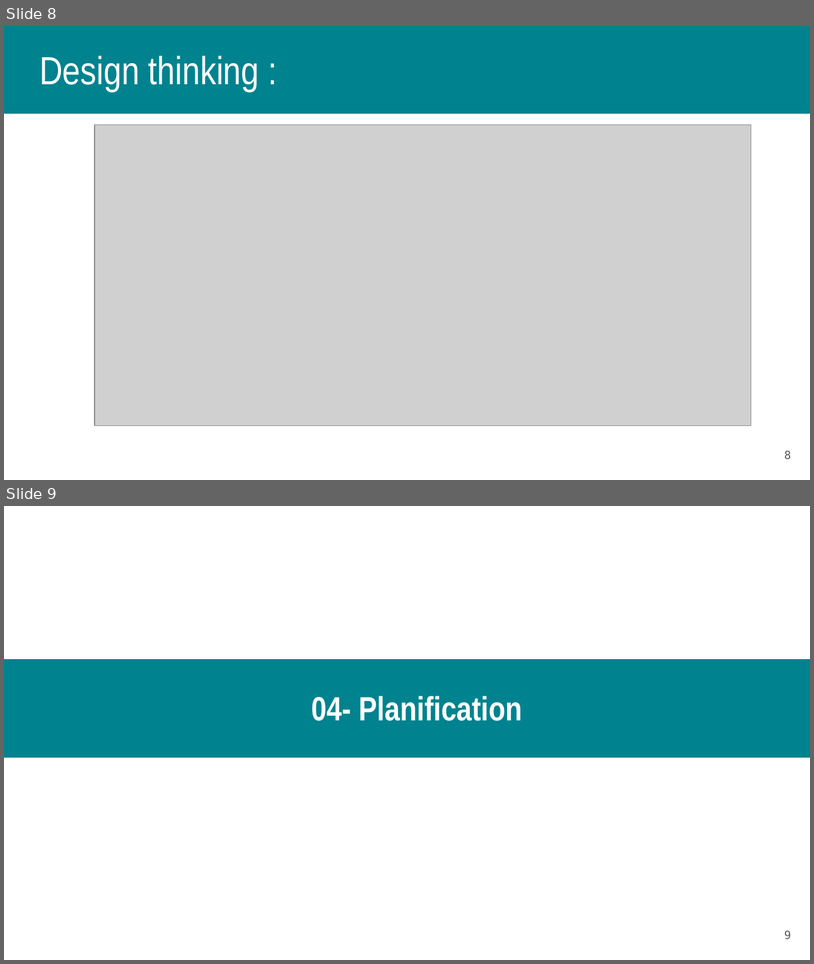
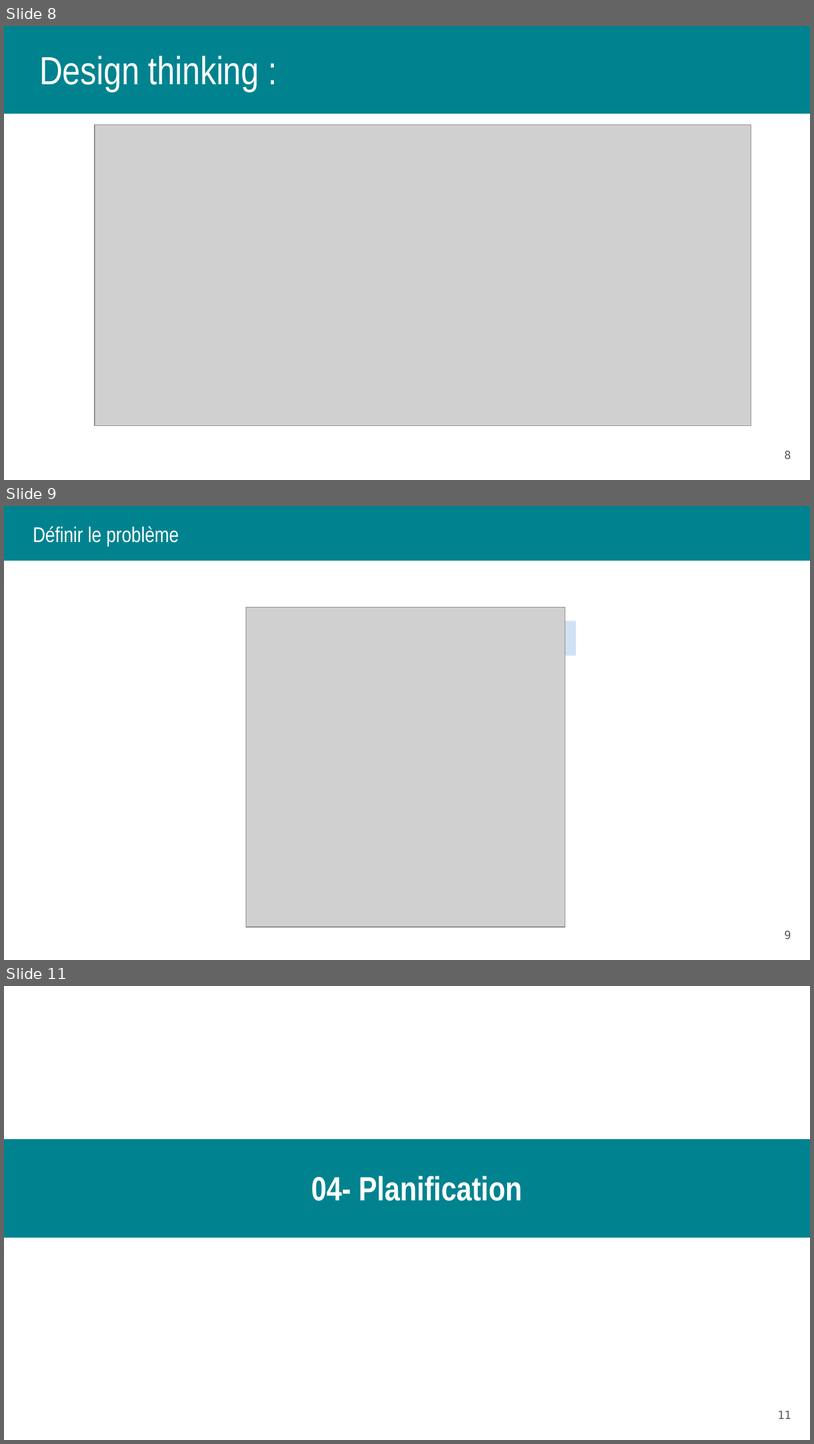
Before and after one commit to LamchatabAmine/projet-file-rouge-discussion, a slide deck: Présentation file Rouge.pptx. Shown one above the other, each under a label of ours: slides 8 and 9 before the commit, slides 8, 9 and 11 after it; the slides between them are not shown. The pictures are 814x964 and 814x1444 pixels, drawn with LibreOffice and Linux fonts; fonts in the diff are those of the drawing; grey boxes stand for pictures. Boxes give left, top, right and bottom in pixels: in the first picture for what was removed or moved away, otherwise in the second. Text is boxed around its words. In the diff, an @@ line names an element or a change of style, - is before the commit and + after.

Commit message:
save

```diff
--- a/Présentation file Rouge.pptx
+++ b/Présentation file Rouge.pptx
@@ slide 9 added at [4, 506, 810, 960], background #FFFFFF @@
@@ rectangle added at [4, 506, 810, 560], fill #00838F, outline #00838F 0.75 pt @@
@@ title added at [33, 526, 179, 546], 19 pt, text #FFFFFF @@
+Définir le problème
@@ picture added at [246, 607, 565, 927] @@
@@ rectangle added at [431, 621, 576, 655], fill #CFE2F3 @@
@@ page number added at [785, 930, 791, 939], 10 pt, text #595959 @@
+9
@@ what was slide 9 is now slide 11 @@
@@ page number at [778, 1410, 791, 1419]: text changed @@
-9
+11
```
Also in this commit, not shown: 1 other slide added.
